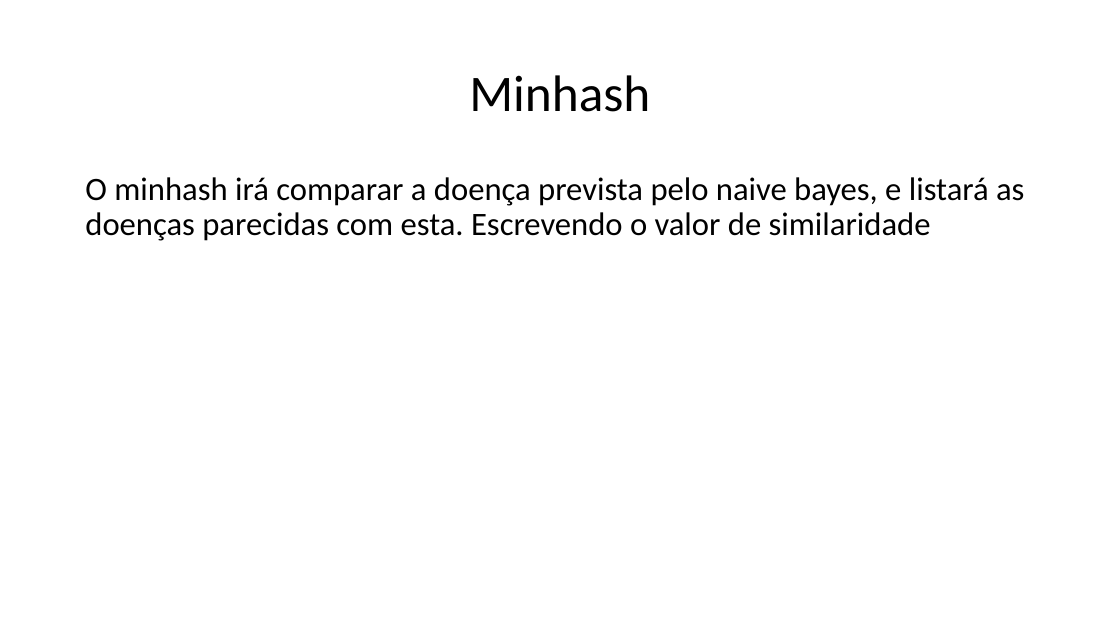
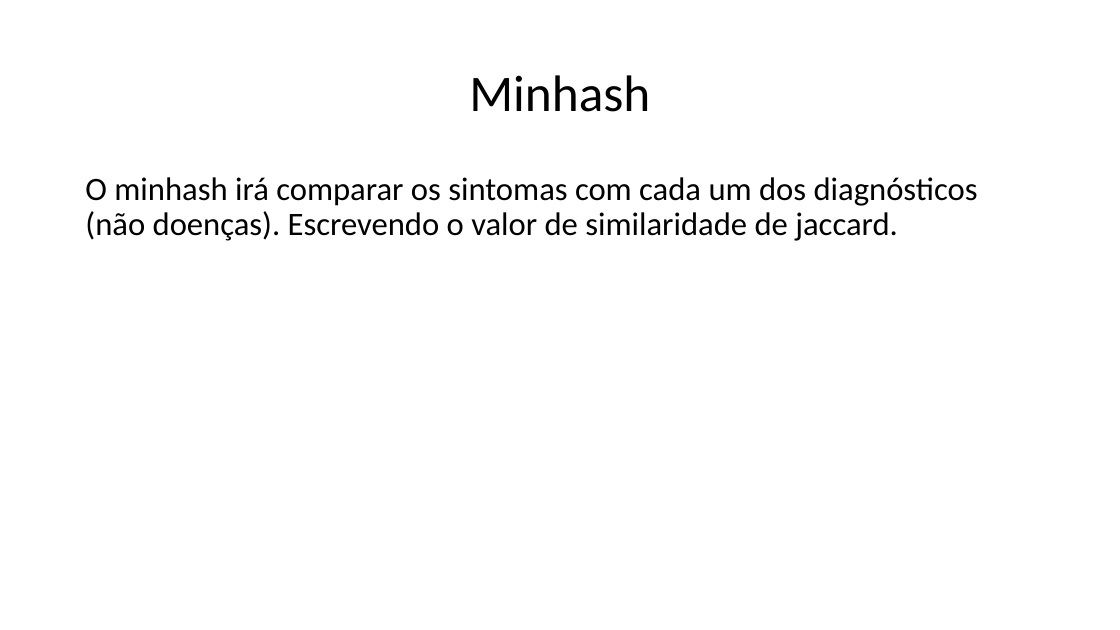
Before and after one commit to dani1244/MPEI-Proj, a slide deck: slide 5 of Projeto de MPEI – Sistema de deteção de.pptx. Drawn at 1120x630 pixels with LibreOffice and Linux fonts; fonts in the diff are those of the drawing. Boxes give left, top, right and bottom in pixels: in the first picture for what was removed or moved away, otherwise in the second. Text is boxed around its words. In the diff, an @@ line names an element or a change of style, - is before the commit and + after.

```diff
--- a/Projeto de MPEI – Sistema de deteção de.pptx
+++ b/Projeto de MPEI – Sistema de deteção de.pptx
@@ text at (x1=85, y1=177, x2=978, y2=241): text changed @@
-O minhash irá comparar a doença prevista pelo naive bayes, e listará as doenças parecidas com esta. Escrevendo o valor de similaridade
+O minhash irá comparar os sintomas com cada um dos diagnósticos (não doenças). Escrevendo o valor de similaridade de jaccard.
```
Also in this commit, not shown: 2 slides removed, 5 other files.
